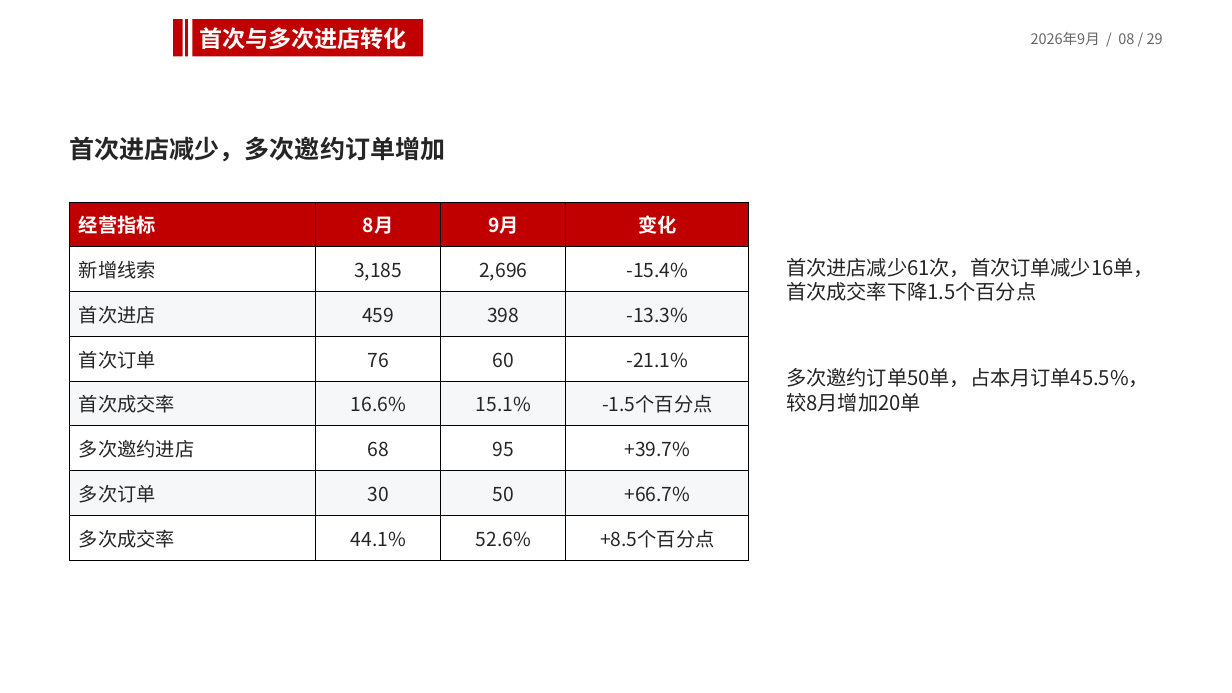
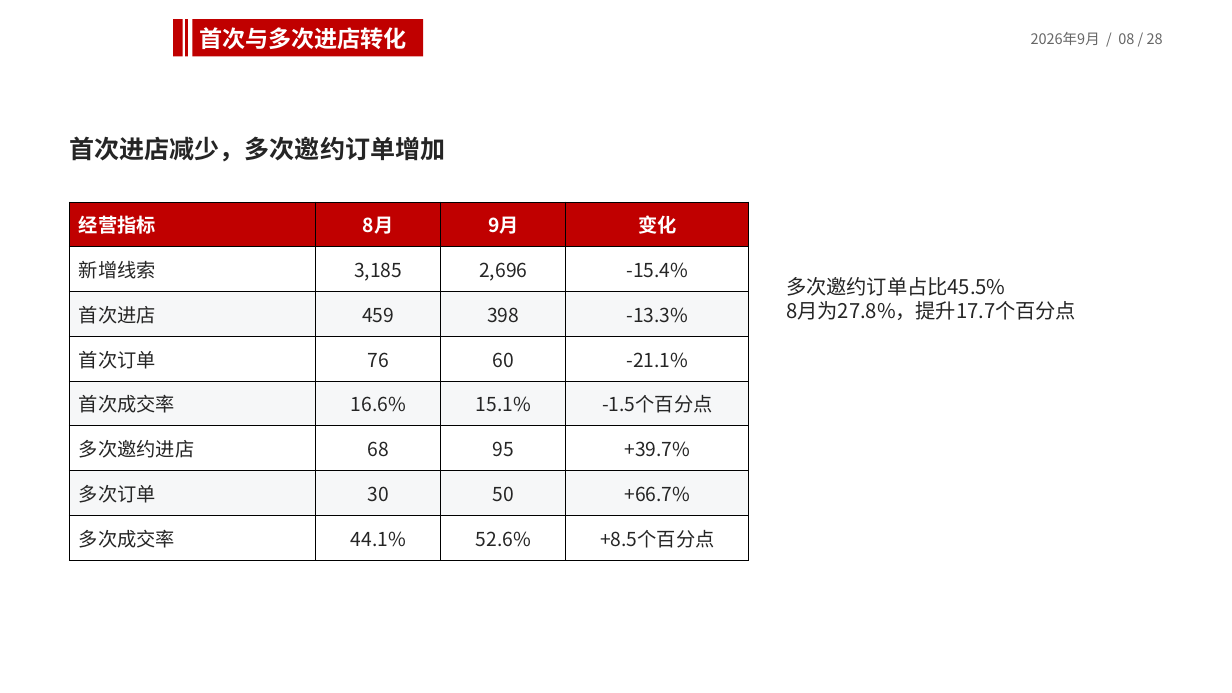
Before and after one commit to 87436173-prog/anfang, a slide deck: slide 8 of artifact-template-sales-monthly-review/assets/reference.pptx. Drawn at 1232x693 pixels with LibreOffice and Linux fonts; fonts in the diff are those of the drawing; background and template pictures are left out. Boxes give left, top, right and bottom in pixels: in the first picture for what was removed or moved away, otherwise in the second. Text is boxed around its words. In the diff, an @@ line names an element or a change of style, - is before the commit and + after.

```diff
--- a/artifact-template-sales-monthly-review/assets/reference.pptx
+++ b/artifact-template-sales-monthly-review/assets/reference.pptx
@@ text at box(1031, 32, 1163, 45): text changed @@
-2026年9月 / 08 / 29
+2026年9月 / 08 / 28
@@ text removed at box(786, 258, 1154, 301) @@
-首次进店减少61次，首次订单减少16单，首次成交率下降1.5个百分点
@@ text at box(786, 277, 1076, 320): text changed @@
-多次邀约订单50单，占本月订单45.5%，较8月增加20单
+多次邀约订单占比45.5%
+8月为27.8%，提升17.7个百分点
```
Also in this commit, not shown: 25 other slides changed, 1 slide removed, 5 other files.
